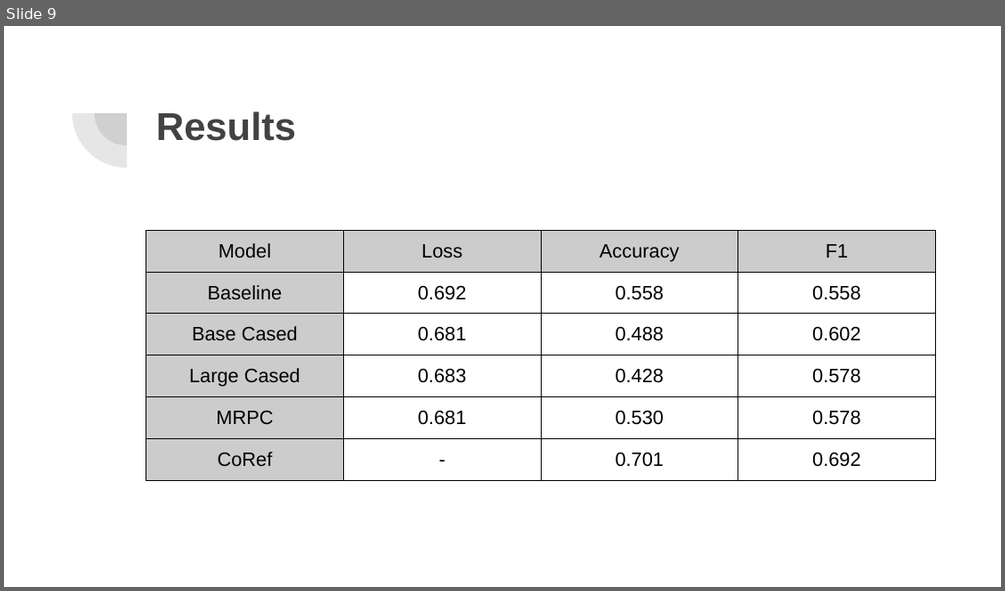
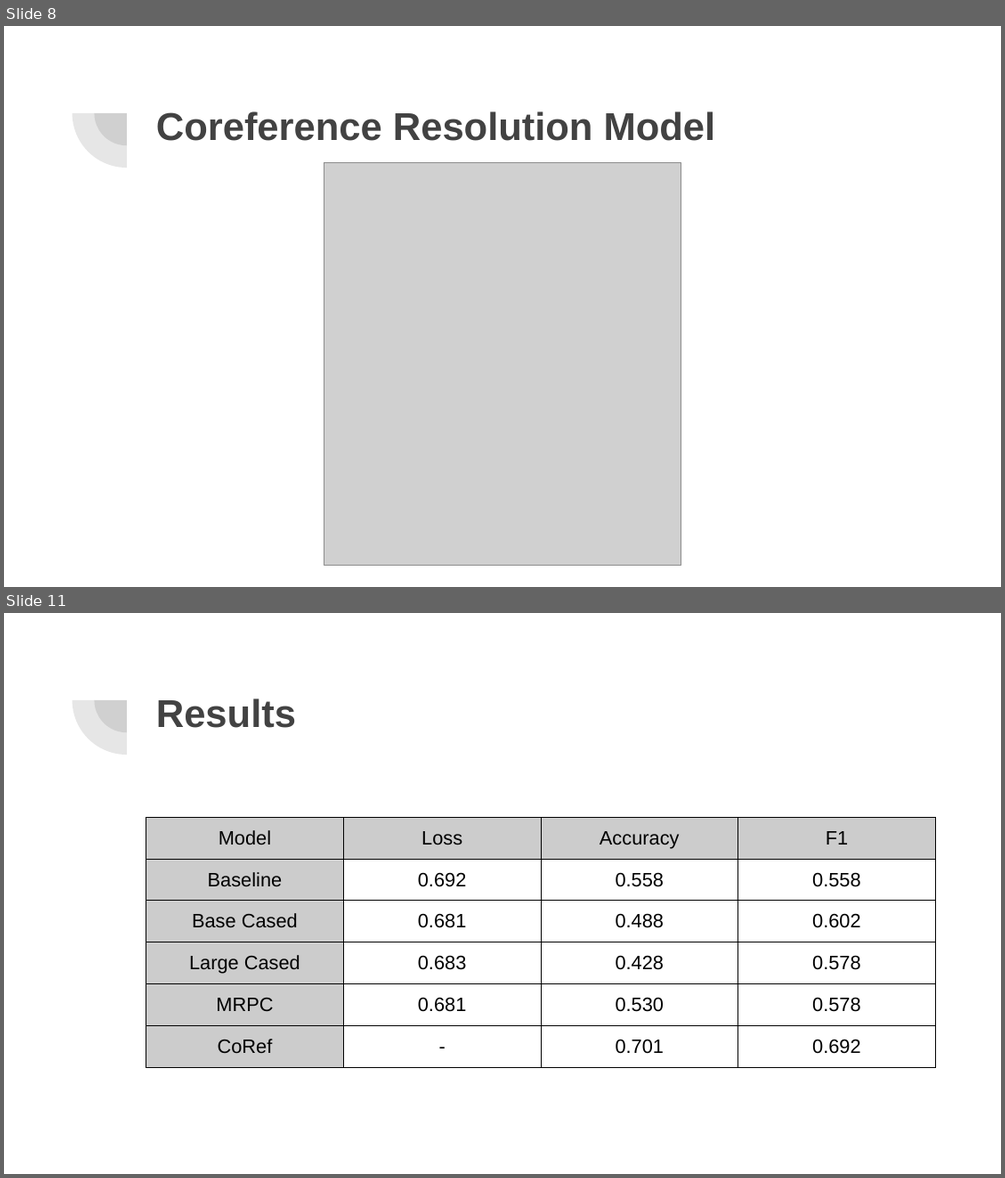
Before and after one commit to zfenton/W266_Final, a slide deck: Final Presentation.pptx. Shown one above the other, each under a label of ours: slide 9 before the commit, slides 8 and 11 after it; the slides between them are not shown. The pictures are 1005x591 and 1005x1178 pixels, drawn with LibreOffice and Linux fonts; fonts in the diff are those of the drawing; grey boxes stand for pictures. Boxes give left, top, right and bottom in pixels: in the first picture for what was removed or moved away, otherwise in the second. Text is boxed around its words. In the diff, an @@ line names an element or a change of style, - is before the commit and + after.

```diff
--- a/Final Presentation.pptx
+++ b/Final Presentation.pptx
@@ slide 8 added at (4, 26, 1001, 587), background #FFFFFF; not listed: 2 template elements that a slide beside it also shows @@
@@ title added at (156, 111, 716, 141), 28 pt, text #424242, bold @@
+Coreference Resolution Model
@@ picture added at (324, 162, 680, 564) @@
@@ what was slide 9 is now slide 11 @@
```
Also in this commit, not shown: 4 slides changed, 2 other slides added, 1 slide removed.
